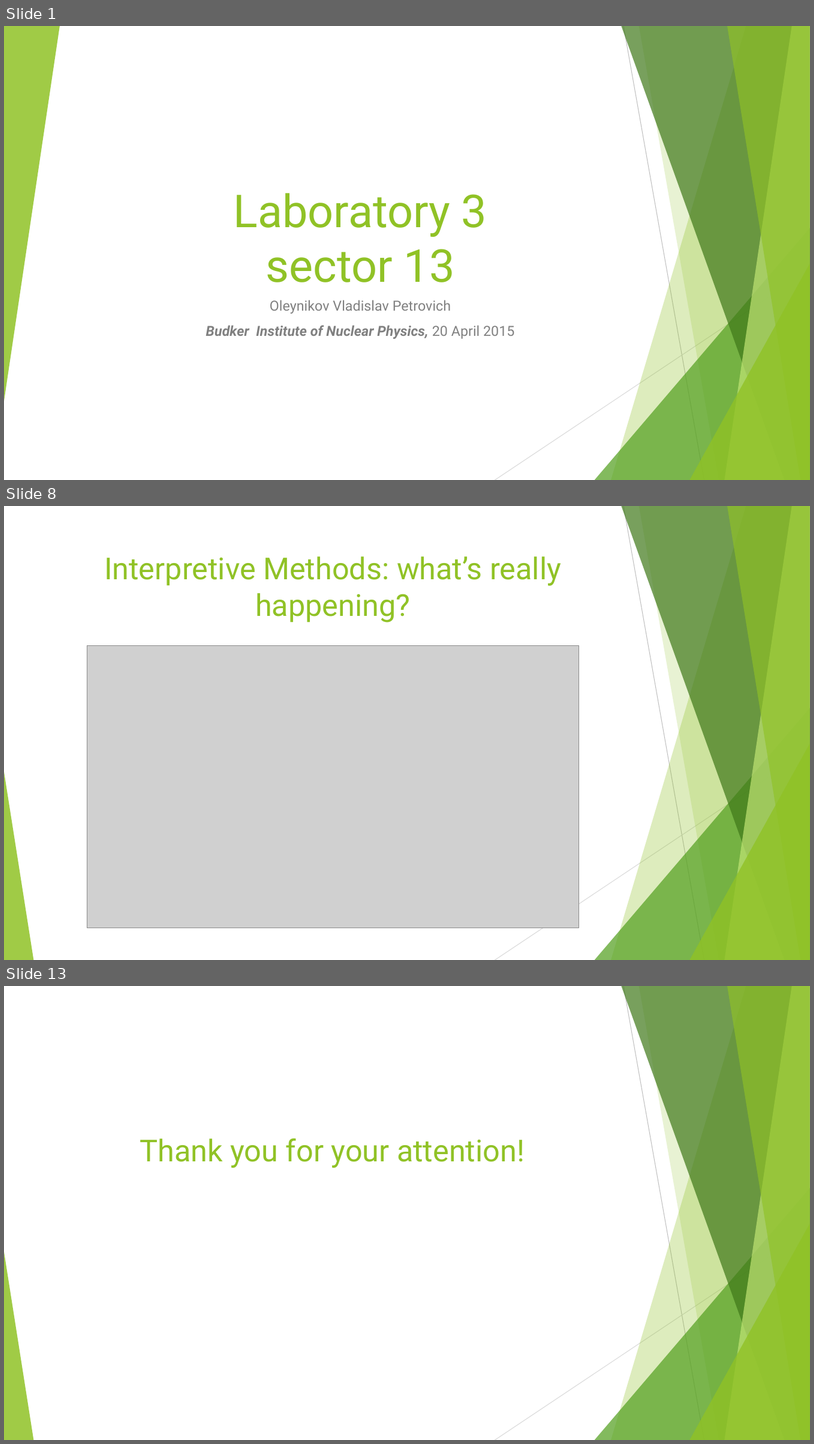
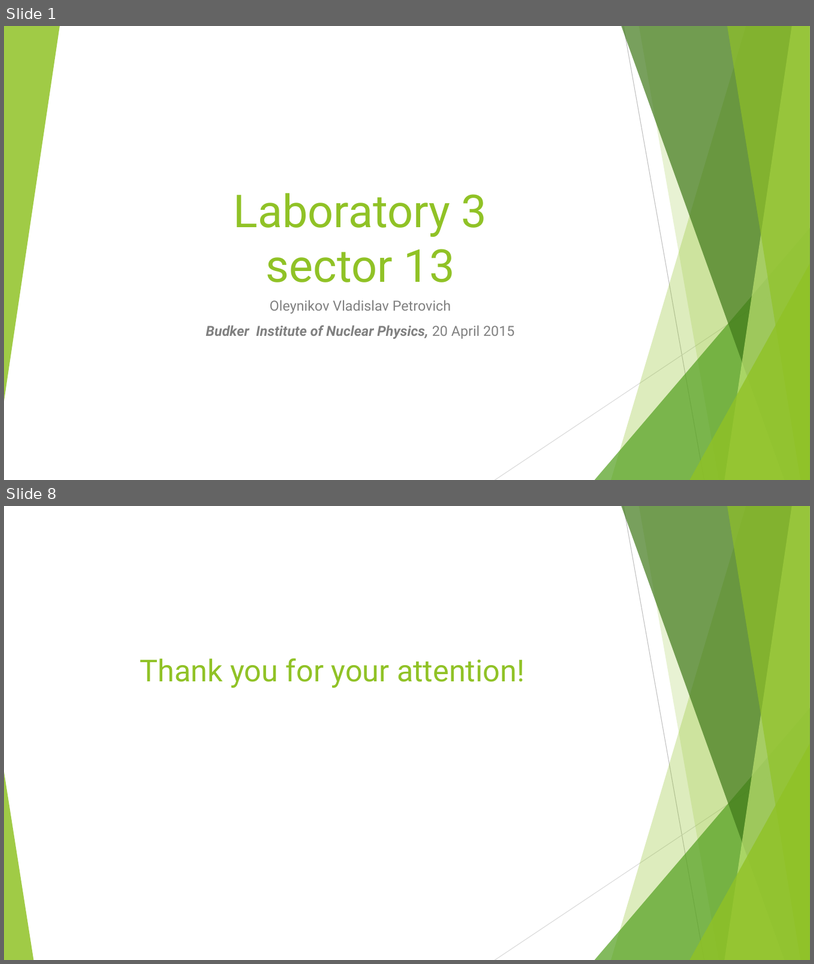
Before and after one commit to Vlad-ole/Presentations, a slide deck: My_laboratory/My_laboratory.pptx. Shown one above the other, each under a label of ours: slides 1, 8 and 13 before the commit, slides 1 and 8 after it; the slides between them are not shown. The pictures are 814x1444 and 814x964 pixels, drawn with LibreOffice and Linux fonts; fonts in the diff are those of the drawing; grey boxes stand for pictures. Boxes give left, top, right and bottom in pixels: in the first picture for what was removed or moved away, otherwise in the second. Text is boxed around its words. In the diff, an @@ line names an element or a change of style, - is before the commit and + after.

```diff
--- a/My_laboratory/My_laboratory.pptx
+++ b/My_laboratory/My_laboratory.pptx
@@ slide 8 removed at <box>4,506,810,960</box>, background #FFFFFF; not listed: 10 template elements that a slide beside it also shows @@
@@ title removed at <box>104,556,561,622</box> @@
-Interpretive Methods: what’s really happening?
@@ picture removed at <box>87,645,579,928</box> @@
@@ what was slide 13 is now slide 8 @@
```
Also in this commit, not shown: 3 slides changed, 3 slides added, 7 other slides removed, 2 other files.
